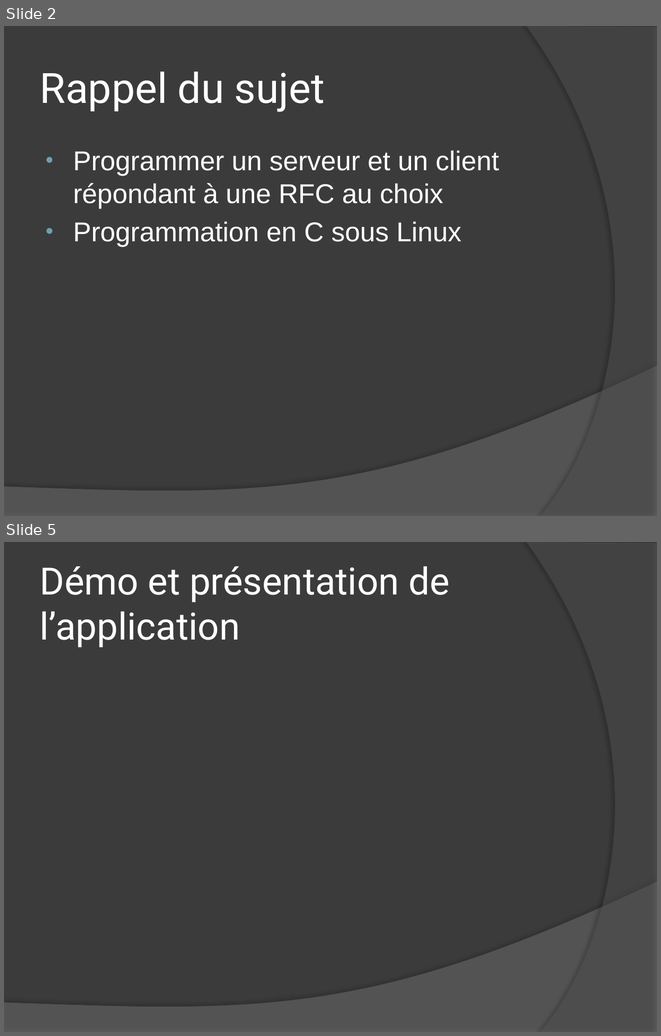
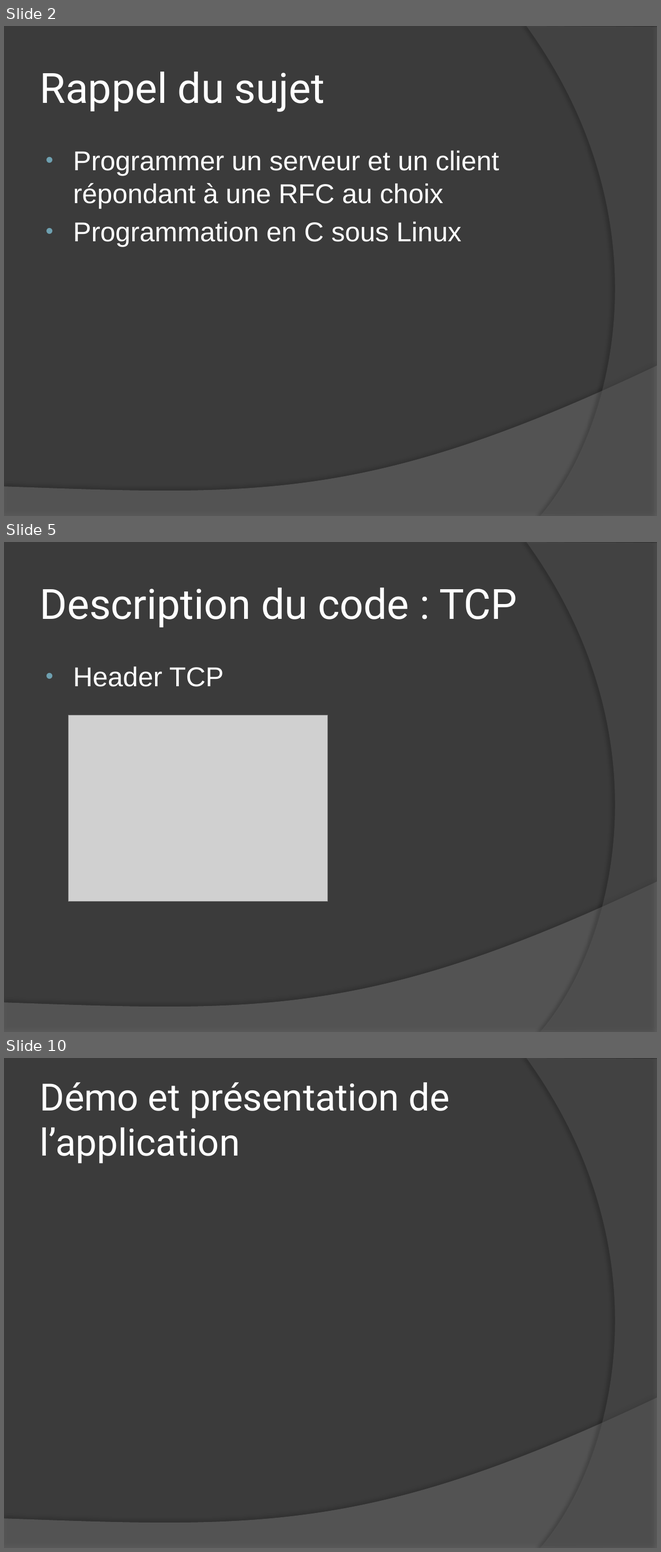
Before and after one commit to antoineludwig/Projet-Reseau, a slide deck: document/PresentationReseau.pptx. Shown one above the other, each under a label of ours: slides 2 and 5 before the commit, slides 2, 5 and 10 after it; the slides between them are not shown. The pictures are 661x1036 and 661x1552 pixels, drawn with LibreOffice and Linux fonts; fonts in the diff are those of the drawing; grey boxes stand for pictures. Boxes give left, top, right and bottom in pixels: in the first picture for what was removed or moved away, otherwise in the second. Text is boxed around its words. In the diff, an @@ line names an element or a change of style, - is before the commit and + after.

```diff
--- a/document/PresentationReseau.pptx
+++ b/document/PresentationReseau.pptx
@@ slide 5 added at [4, 542, 657, 1032], background #3B3B3B; not listed: 2 template elements that a slide beside it also shows @@
@@ title added at [40, 588, 517, 627], 46 pt, text #FFFFFF @@
+Description du code : TCP
@@ text added at [73, 667, 224, 687], 30 pt, text #FFFFFF @@
+• Header TCP
@@ picture added at [68, 715, 327, 901] @@
@@ what was slide 5 is now slide 10 @@
```
Also in this commit, not shown: 2 slides changed, 4 other slides added.
